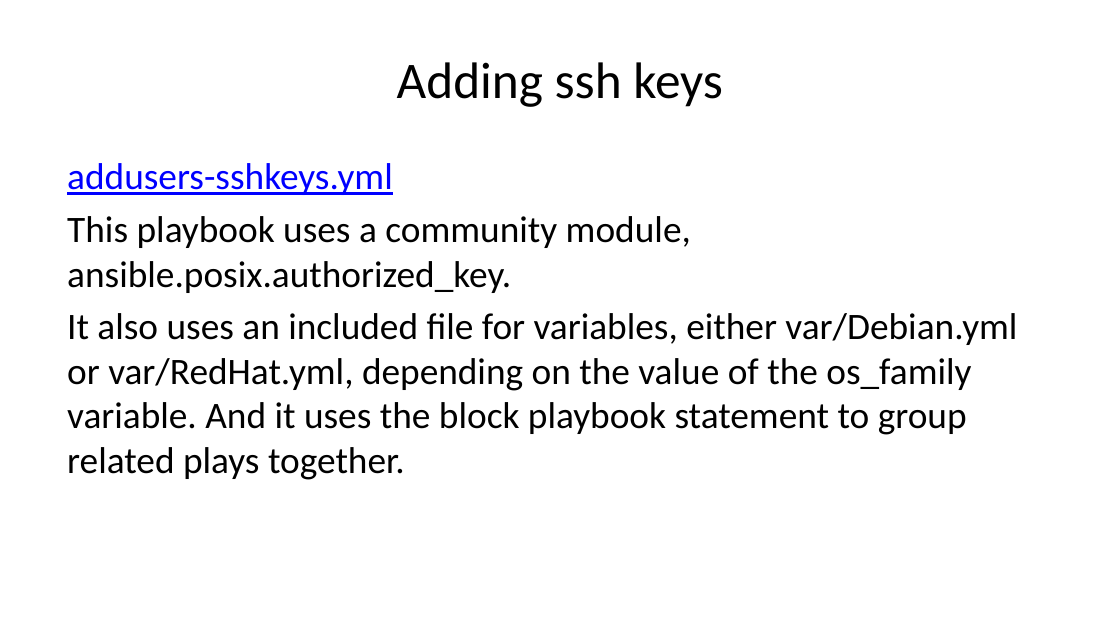
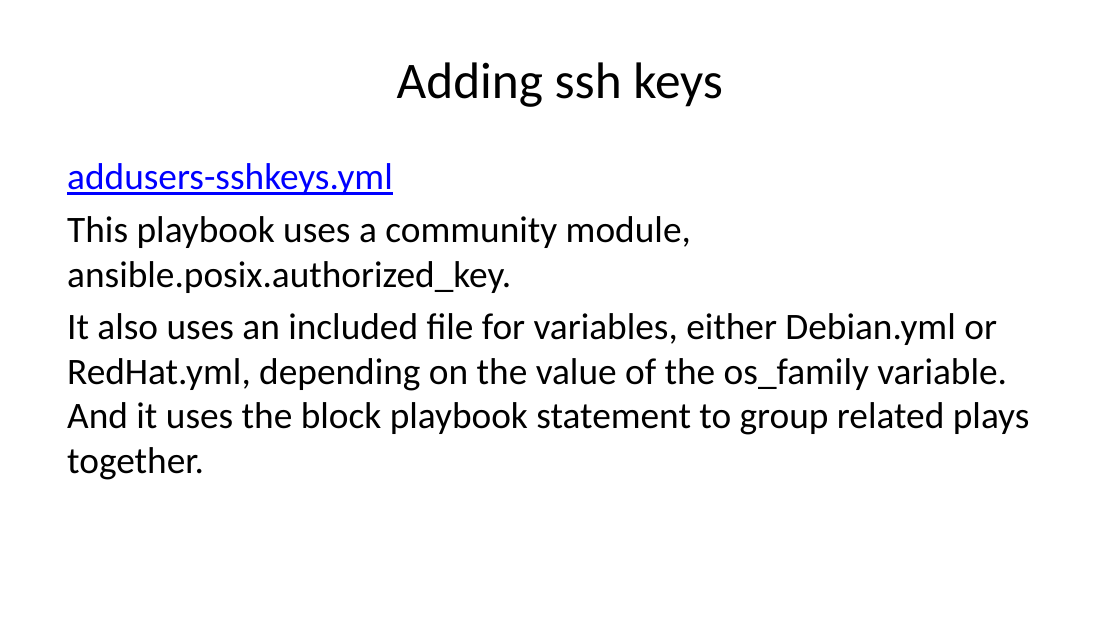
Before and after one commit to jjdavis5678/afti, a slide deck: slide 30 of slides.pptx. Drawn at 1120x630 pixels with LibreOffice and Linux fonts; fonts in the diff are those of the drawing. Boxes give left, top, right and bottom in pixels: in the first picture for what was removed or moved away, otherwise in the second. Text is boxed around its words. In the diff, an @@ line names an element or a change of style, - is before the commit and + after.

Commit message:
Add files via upload
More typo squishing

```diff
--- a/slides.pptx
+++ b/slides.pptx
@@ text at (x1=67, y1=313, x2=1030, y2=480): text changed @@
-It also uses an included file for variables, either var/Debian.yml or var/RedHat.yml, depending on the value of the os_family variable. And it uses the block playbook statement to group related plays together.
+It also uses an included file for variables, either Debian.yml or RedHat.yml, depending on the value of the os_family variable. And it uses the block playbook statement to group related plays together.
```
Also in this commit, not shown: 7 other slides changed.
